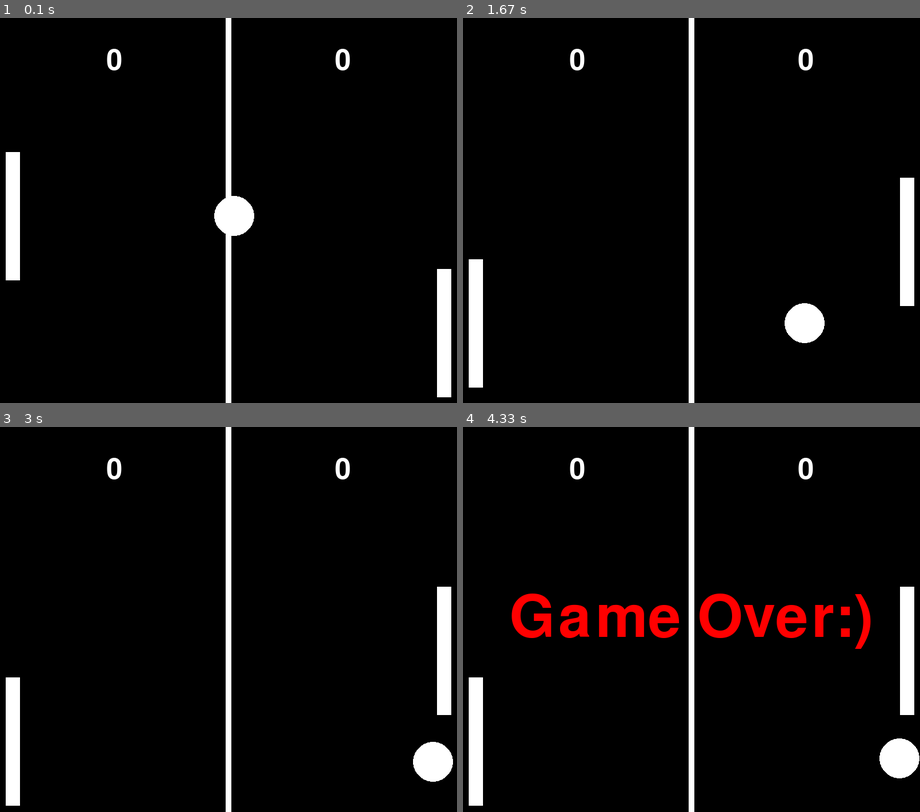
Above: before the commit, frames 1-4 (two rows, left to right).
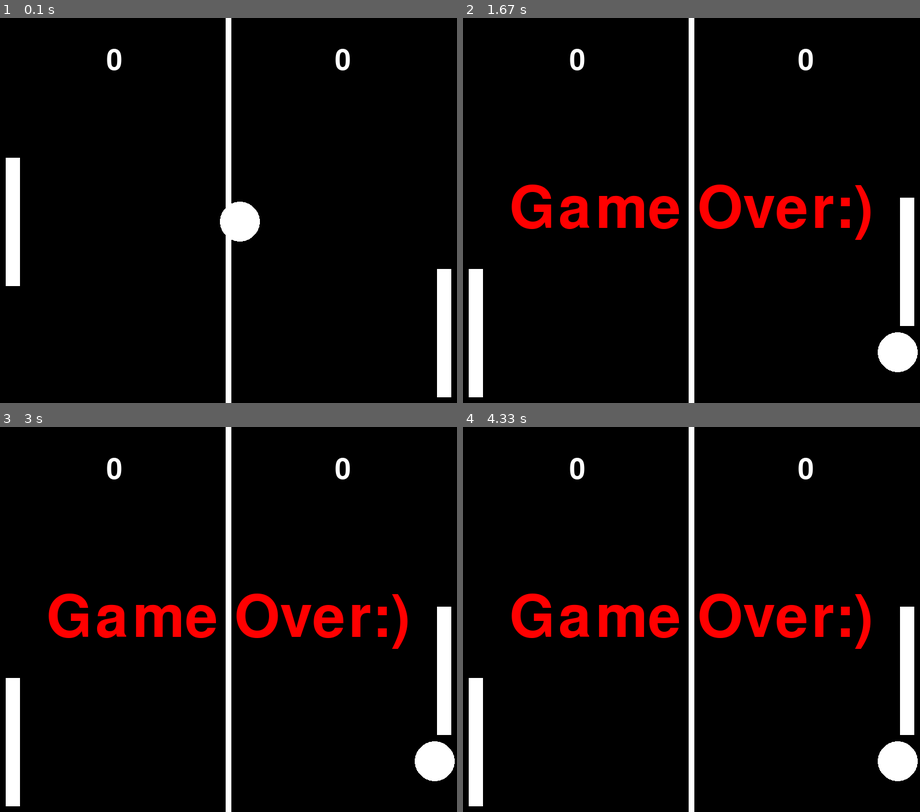
Above: after the commit, the same moments.

Repository: PraddyumnYadav/pong-pygame
Game: pygame game, started from main.py
Same seed, same stepped clock (60 frames per second), same inputs: the game is played once before the commit and once after it.
Inputs:
- Up to frame 1 (0.1 s): no input
- Up to frame 2 (1.67 s): hold Up 0.33-0.8 s; hold Down 0.83-1.13 s; hold Up 1.17-1.53 s
- Up to frame 3 (3 s): no input
- Up to frame 4 (4.33 s): no input

The runs differ from the first frame. In frame 1, 0.4% of the frame differs, in the area x 1-57%, y 34-70%; in frame 2, 5.4%, in the area x 1-100%, y 41-99%; in frame 3, 4.0%; in frame 4, 0.5%.

Commit message:
Add Incremental Speed into the Game.

Diff:
--- a/main.py
+++ b/main.py
@@ -48,8 +48,8 @@
     circle_x = int(WIDTH / 2)
     circle_y = int(HEIGHT / 2)
 
-    ball_vel_x = 2
-    ball_vel_y = 2
+    ball_vel_x = 4
+    ball_vel_y = 4
     bar_vel = 5
 
     score1 = 0
@@ -67,6 +67,16 @@
     clock = pygame.time.Clock()
 
     while run:
+        bar_vel += 0.5/60
+        if ball_vel_x > 0:
+            ball_vel_x += 0.5/60
+        else:
+            ball_vel_x -= 0.5/60
+
+        if ball_vel_y > 0:
+            ball_vel_y += 0.5/60
+        else:
+            ball_vel_y -= 0.5/60
         for event in pygame.event.get():
             if event.type == pygame.QUIT:
                 run = False
